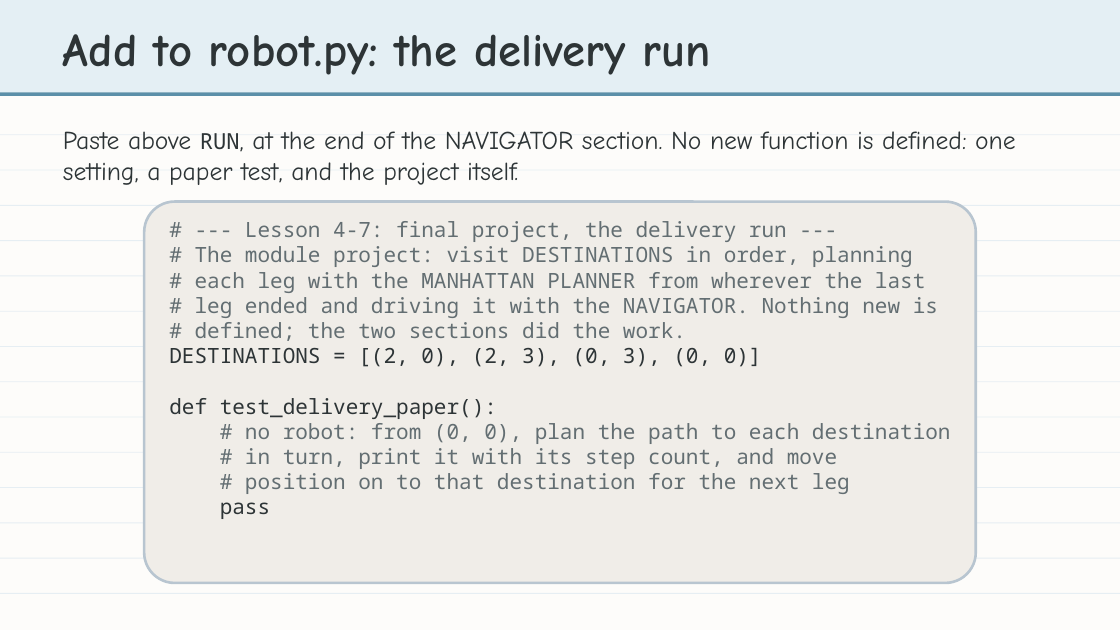
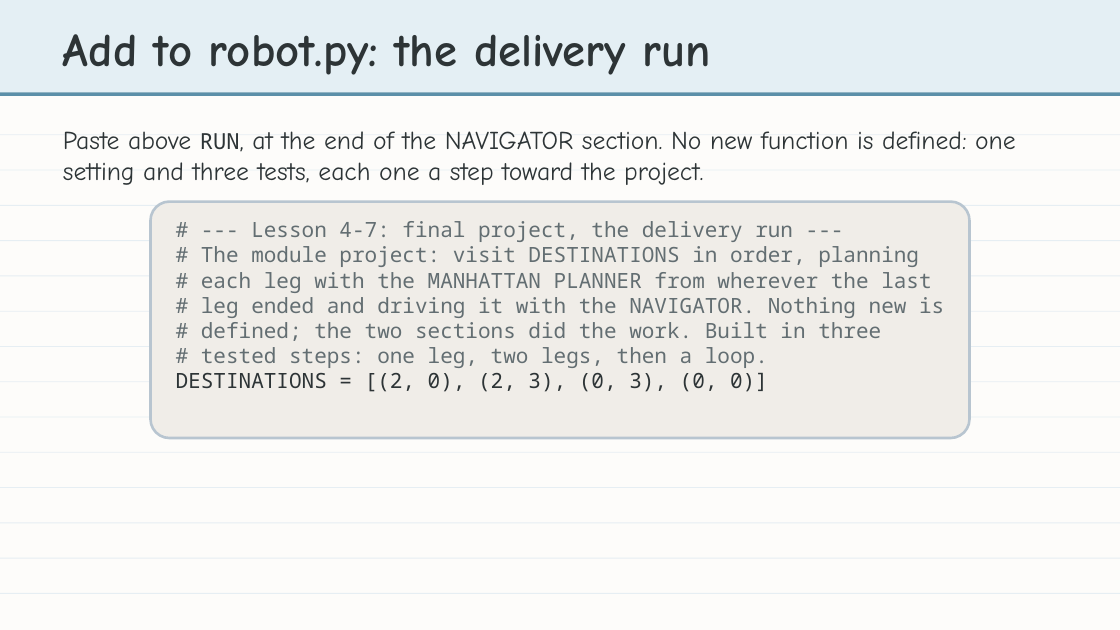
Before and after one commit to bradamiller/LearningPython, a slide deck: slide 6 of static/slides/module-04-manhattan/module-4-lesson-07-final-project.pptx. Drawn at 1120x630 pixels with LibreOffice and Linux fonts; fonts in the diff are those of the drawing. Boxes give left, top, right and bottom in pixels: in the first picture for what was removed or moved away, otherwise in the second. Text is boxed around its words. In the diff, an @@ line names an element or a change of style, - is before the commit and + after.

```diff
--- a/static/slides/module-04-manhattan/module-4-lesson-07-final-project.pptx
+++ b/static/slides/module-04-manhattan/module-4-lesson-07-final-project.pptx
@@ text at bbox=[63, 131, 1016, 185]: text changed @@
-Paste above RUN, at the end of the NAVIGATOR section. No new function is defined: one setting, a paper test, and the project itself.
+Paste above RUN, at the end of the NAVIGATOR section. No new function is defined: one setting and three tests, each one a step toward the project.
@@ rounded rectangle: place and size @@
-rounded rectangle at bbox=[145, 202, 976, 583]
+rounded rectangle at bbox=[150, 202, 970, 438]
@@ text at bbox=[201, 322, 881, 368]: text changed @@
-# defined; the two sections did the work.
+# defined; the two sections did the work. Built in three
+# tested steps: one leg, two legs, then a loop.
@@ text at bbox=[169, 398, 951, 519]: paragraphs removed @@
-def test_delivery_paper():
-# no robot: from (0, 0), plan the path to each destination
-# in turn, print it with its step count, and move
-# position on to that destination for the next leg
-pass
```
Also in this commit, not shown: 5 other slides changed, 1 slide added, 8 other files.
